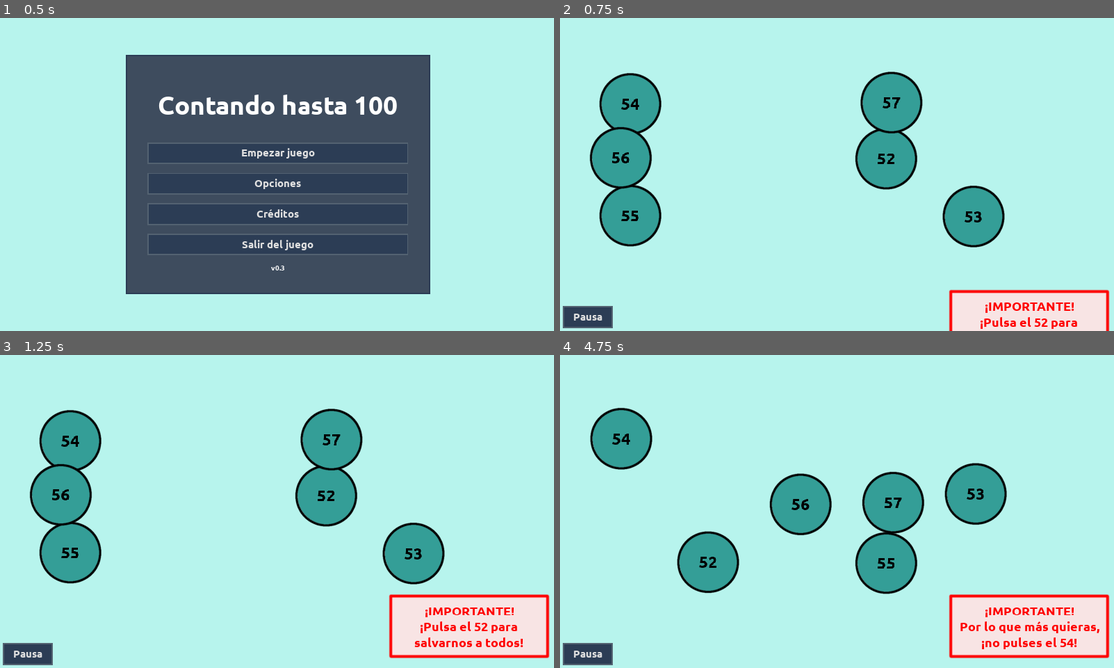
Above: before the commit, frames 1-4 (two rows, left to right).
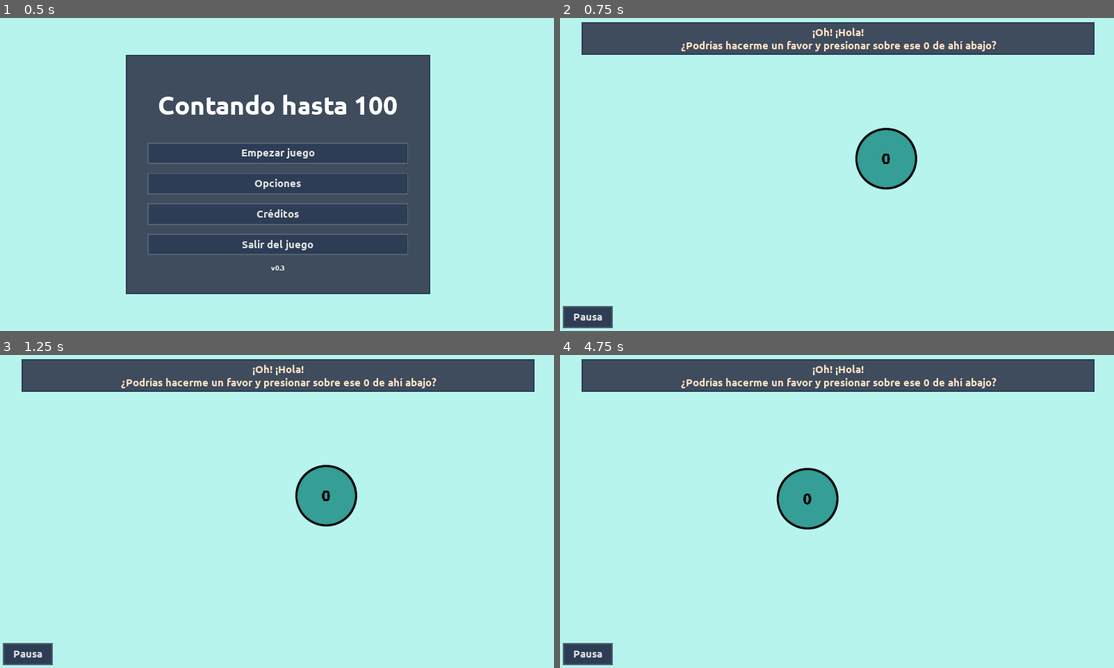
Above: after the commit, the same moments.

Repository: moisesjbc/contando-hasta-100
Game: Godot game, scene res://gui/main_menu/main_menu.tscn
Two runs of this game, one before a commit and one after it. Both use one fixed random seed, a clock stepped at 60 frames per second and the inputs below.
Inputs:
- Up to frame 1 (0.5 s): no input
- Up to frame 2 (0.75 s): click "Empezar juego" at 0.5 s
- Up to frame 3 (1.25 s): no input
- Up to frame 4 (4.75 s): click "Pausa" at 1.25 s; click "Volver al juego" at 2 s; click "Pausa" at 2.75 s; click "Menú principal" at 3.5 s; click "Empezar juego" at 4.25 s

Frame 1 is identical in both runs. In frame 2, 22% of the frame differs, in the area x 3-100%, y 1-100%; in frame 3, 24%; in frame 4, 25%, in the area x 3-100%, y 1-97%.

Commit message:
Reset first level to 0

Diff:
--- a/godot-project/gameplay/main/main.tscn
+++ b/godot-project/gameplay/main/main.tscn
@@ -12,7 +12,6 @@
 
 [node name="main" type="Node2D"]
 script = ExtResource( 3 )
-first_level = 55
 
 [node name="taunt_background" parent="." instance=ExtResource( 6 )]
 
